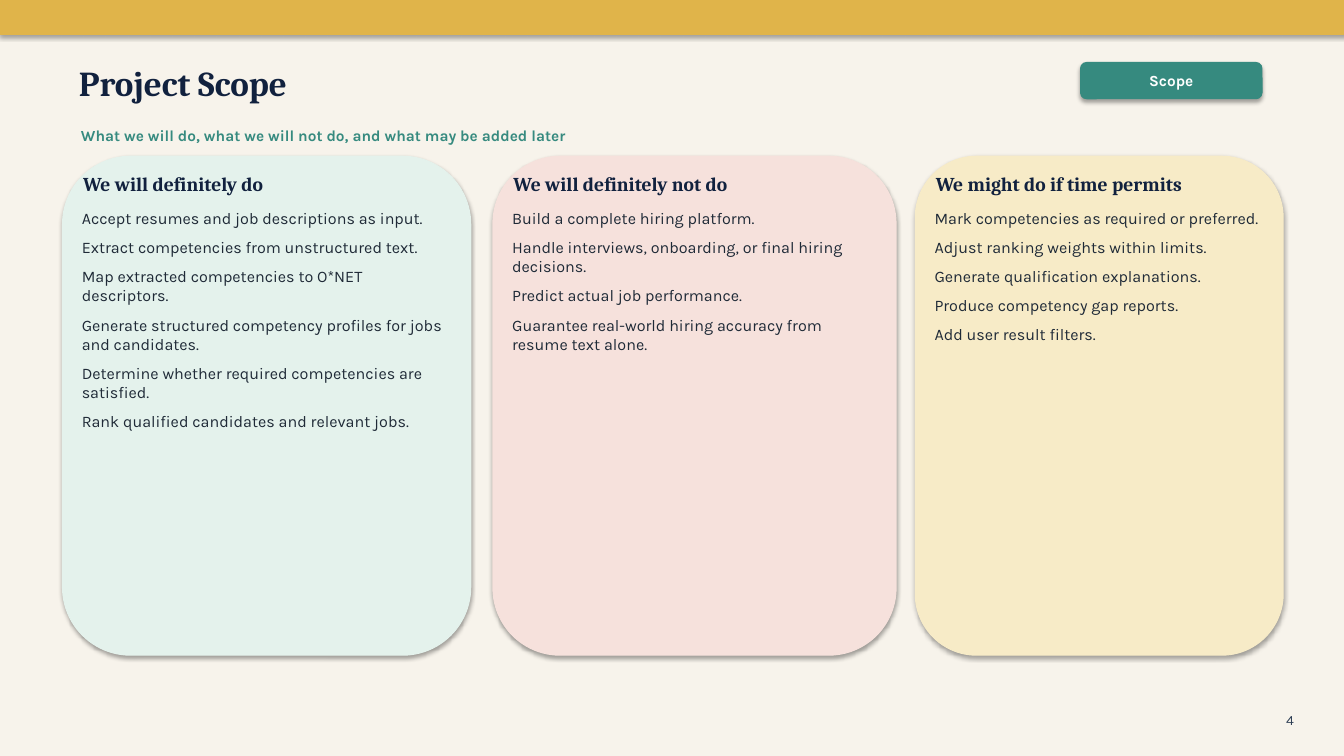
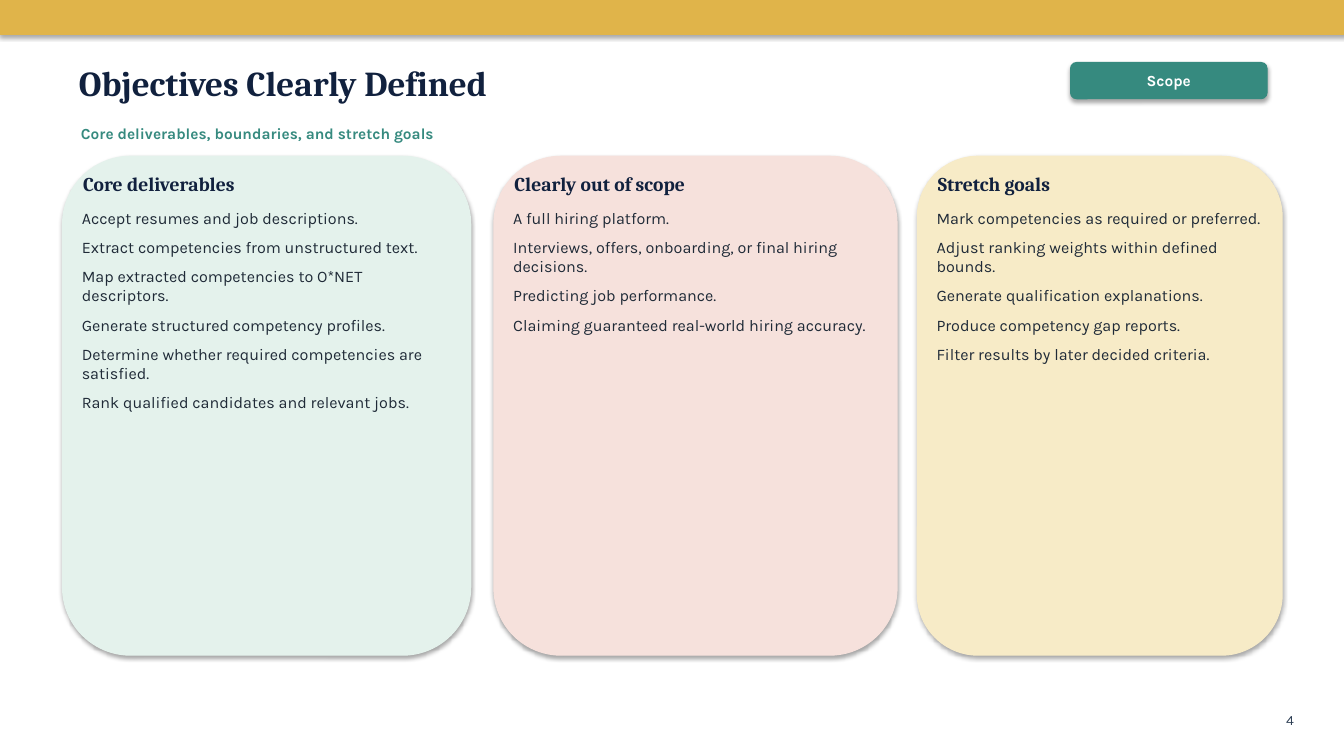
Before and after one commit to TiannaBassaragh/Capstone-Job-Matching-System, a slide deck: slide 4 of docs/job-hunt-midsemester-presentation.pptx. Drawn at 1344x756 pixels with LibreOffice and Linux fonts; fonts in the diff are those of the drawing. Boxes give left, top, right and bottom in pixels: in the first picture for what was removed or moved away, otherwise in the second. Text is boxed around its words. In the diff, an @@ line names an element or a change of style, - is before the commit and + after.

```diff
--- a/docs/job-hunt-midsemester-presentation.pptx
+++ b/docs/job-hunt-midsemester-presentation.pptx
@@ background #F7F3EB to #FFFFFF @@
@@ text at (x1=79, y1=71, x2=487, y2=104): text changed @@
-Project Scope
+Objectives Clearly Defined
@@ rounded rectangle "Scope" resized from (x1=1081, y1=63, x2=1262, y2=99) to (x1=1071, y1=63, x2=1267, y2=99) @@
@@ text at (x1=81, y1=128, x2=434, y2=143): text changed @@
-What we will do, what we will not do, and what may be added later
+Core deliverables, boundaries, and stretch goals
@@ text at (x1=83, y1=177, x2=234, y2=191): text changed @@
-We will definitely do
+Core deliverables
@@ text at (x1=514, y1=177, x2=685, y2=196): text changed @@
-We will definitely not do
+Clearly out of scope
@@ text at (x1=938, y1=177, x2=1050, y2=196): text changed @@
-We might do if time permits
+Stretch goals
@@ text at (x1=82, y1=213, x2=357, y2=228): text changed @@
-Accept resumes and job descriptions as input.
+Accept resumes and job descriptions.
@@ text at (x1=513, y1=213, x2=866, y2=335): text changed @@
-Build a complete hiring platform.
-Handle interviews, onboarding, or final hiring decisions.
-Predict actual job performance.
-Guarantee real-world hiring accuracy from resume text alone.
+A full hiring platform.
+Interviews, offers, onboarding, or final hiring decisions.
+Predicting job performance.
+Claiming guaranteed real-world hiring accuracy.
@@ text at (x1=937, y1=242, x2=1218, y2=272): text changed @@
-Adjust ranking weights within limits.
+Adjust ranking weights within defined bounds.
@@ text at (x1=82, y1=320, x2=385, y2=335): text changed @@
-Generate structured competency profiles for jobs and candidates.
+Generate structured competency profiles.
@@ text at (x1=937, y1=349, x2=1210, y2=364): text changed @@
-Add user result filters.
+Filter results by later decided criteria.
```
Also in this commit, not shown: 2 other slides changed, 9 slides added, 7 slides removed, 16 other files.
